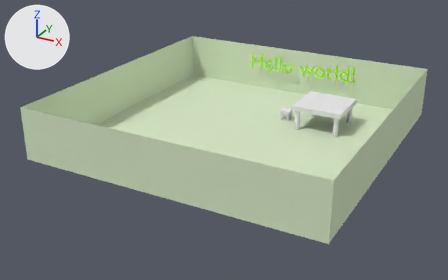
One commit to the Blender file data/levels/hello_world/hello_world.blend: the scene before it, then after it.
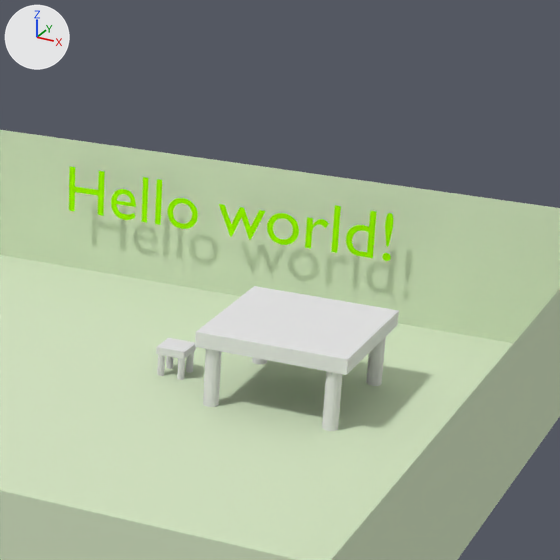
Each version appears first whole from a camera (50 mm lens) standing at (10.24, -20.02, 9.63) and looking at (-0.38, -0.7, -0.03), and next in a close-up on the part from 51% to 91% of the width and 0% to 64% of the height. The lights are fixed; the arrows at upper left show +X, +Y and +Z.

Names of what the first close-up shows: 'Cube', 'Font', 'Plane', 'Tube.001', 'Tube.002', 'Tube.003'.
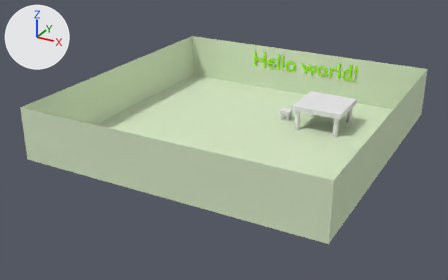
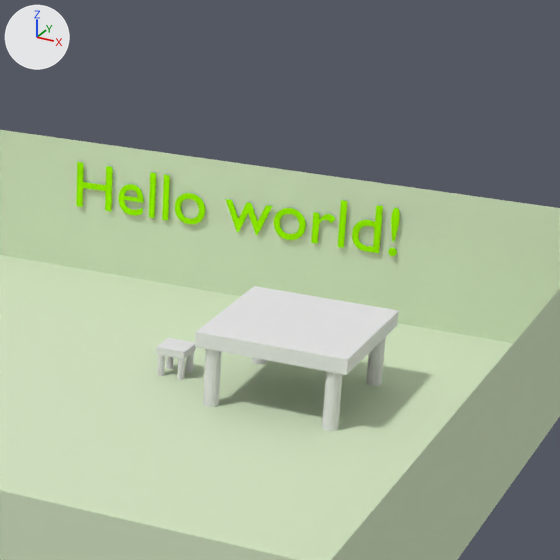
Commit message: Fix "hello world" level

Location of each change, [x1, y1, x2, y2] in pixels of the close-ups (560 x 560 px):
'Font', reshaped, moved
    before: [69, 166, 394, 261]
    after: [76, 162, 400, 256]
part 1 of me_mesh, added
    after: [388, 248, 397, 256]
part 2 of me_mesh, added
    after: [337, 200, 347, 248]
part 3 of me_mesh, added
    after: [162, 174, 170, 220]
part 4 of me_mesh, added
    after: [149, 173, 156, 218]
part 5 of me_mesh, added (green)
    after: [118, 184, 144, 215]
part 6 of me_mesh, added (green)
    after: [274, 208, 306, 240]
part 7 of me_mesh, added (green)
    after: [175, 193, 205, 224]
part 8 of me_mesh, added (green)
    after: [352, 205, 383, 253]
part 9 of me_mesh, added
    after: [391, 208, 400, 242]
part 10 of me_mesh, added
    after: [311, 212, 336, 244]
part 11 of me_mesh, added (green)
    after: [225, 199, 272, 235]
part 12 of me_mesh, added (green)
    after: [76, 162, 113, 211]
part 13 of me_mesh, deleted (green)
    before: [111, 189, 136, 220]
part 14 of me_mesh, deleted (green)
    before: [168, 198, 198, 229]
part 15 of me_mesh, deleted (green)
    before: [267, 213, 299, 245]
part 16 of me_mesh, deleted (green)
    before: [346, 210, 377, 258]
part 17 of me_mesh, deleted
    before: [385, 213, 394, 247]
part 18 of me_mesh, deleted
    before: [305, 217, 329, 249]
part 19 of me_mesh, deleted
    before: [382, 253, 391, 261]
part 20 of me_mesh, deleted (green)
    before: [219, 204, 265, 240]
part 21 of me_mesh, deleted (green)
    before: [69, 166, 105, 216]
part 22 of me_mesh, deleted
    before: [331, 205, 341, 253]
part 23 of me_mesh, deleted
    before: [155, 179, 162, 225]
part 24 of me_mesh, deleted
    before: [141, 177, 149, 223]

The change in detail:
me_mesh is used by ob_font; location (-2.31, 5.39, 1.0); rotation (1.571, 0.0, 0.0), in degrees (90, 0, 0).
me_mesh had 319 vertices, 303 faces and spanned x 0.08..5.07, y -0.01..0.69, z 0.0.
me_mesh now has 638 vertices, 925 faces and spans x 0.08..5.07, y -0.01..0.69, z 0.04..0.06.
me_mesh part 1: a new loose piece, a 24-sided cylinder along z spanning x 4.948..5.068, y -0.009..0.111, z 0.04..0.06, in mat_mattext (green #a1ff00).
me_mesh part 2: a new loose piece, a box spanning x 4.208..4.297, y 0.0..0.682, z 0.04..0.06, in mat_mattext (green #a1ff00).
me_mesh part 3: a new loose piece, a box spanning x 1.492..1.581, y 0.0..0.682, z 0.04..0.06, in mat_mattext (green #a1ff00).
me_mesh part 4: a new loose piece, a box spanning x 1.273..1.362, y 0.0..0.682, z 0.04..0.06, in mat_mattext (green #a1ff00).
me_mesh part 5: a new loose piece of 102 vertices spanning x 0.77..1.18, y -0.01..0.46, z 0.04..0.06, in mat_mattext (green #a1ff00).
me_mesh part 6: a new loose piece of 96 vertices spanning x 3.23..3.71, y -0.01..0.46, z 0.04..0.06, in mat_mattext (green #a1ff00).
me_mesh part 7: a new loose piece of 96 vertices spanning x 1.68..2.16, y -0.01..0.46, z 0.04..0.06, in mat_mattext (green #a1ff00).
me_mesh part 8: a new loose piece of 84 vertices spanning x 4.41..4.81, y 0.0..0.68, z 0.04..0.06, in mat_mattext (green #a1ff00).
me_mesh part 9: a new loose piece of 76 vertices spanning x 4.95..5.06, y 0.2..0.69, z 0.04..0.06, in mat_mattext (green #a1ff00).
me_mesh part 10: a new loose piece of 62 vertices spanning x 3.82..4.14, y 0.0..0.46, z 0.04..0.06, in mat_mattext (green #a1ff00).
me_mesh part 11: a new loose piece of 26 vertices spanning x 2.48..3.2, y -0.01..0.45, z 0.04..0.06, in mat_mattext (green #a1ff00).
me_mesh part 12: a new loose piece of 24 vertices spanning x 0.08..0.65, y 0.0..0.68, z 0.04..0.06, in mat_mattext (green #a1ff00).
me_mesh part 13: the loose piece of 51 vertices spanning x 0.77..1.18, y -0.01..0.46, z 0.0 is deleted.
me_mesh part 14: the loose piece of 48 vertices spanning x 1.68..2.16, y -0.01..0.46, z 0.0 is deleted.
me_mesh part 15: the loose piece of 48 vertices spanning x 3.23..3.71, y -0.01..0.46, z 0.0 is deleted.
me_mesh part 16: the loose piece of 42 vertices spanning x 4.41..4.81, y 0.0..0.68, z 0.0 is deleted.
me_mesh part 17: the loose piece of 38 vertices spanning x 4.95..5.06, y 0.2..0.69, z 0.0 is deleted.
me_mesh part 18: the loose piece of 31 vertices spanning x 3.82..4.14, y 0.0..0.46, z 0.0 is deleted.
me_mesh part 19: the loose piece of 24 vertices spanning x 4.95..5.07, y -0.01..0.11, z 0.0 is deleted.
me_mesh part 20: the loose piece of 13 vertices spanning x 2.48..3.2, y -0.01..0.45, z 0.0 is deleted.
me_mesh part 21: the loose piece of 12 vertices spanning x 0.08..0.65, y 0.0..0.68, z 0.0 is deleted.
me_mesh part 22: the loose piece of 4 vertices spanning x 4.21..4.3, y 0.0..0.68, z 0.0 is deleted.
me_mesh part 23: the loose piece of 4 vertices spanning x 1.49..1.58, y 0.0..0.68, z 0.0 is deleted.
me_mesh part 24: the loose piece of 4 vertices spanning x 1.27..1.36, y 0.0..0.68, z 0.0 is deleted.
me_mesh part 25: the surface is now shaded smooth.
Object 'Font' (ob_font) moves from (-2.31, 5.39, 1.0) to (-2.31, 5.7, 1.0).
